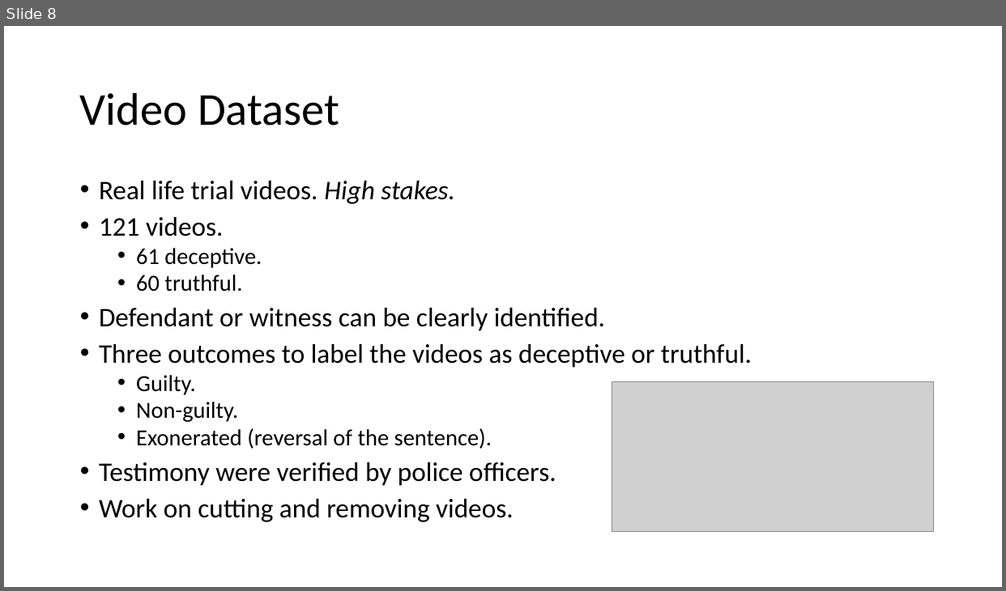
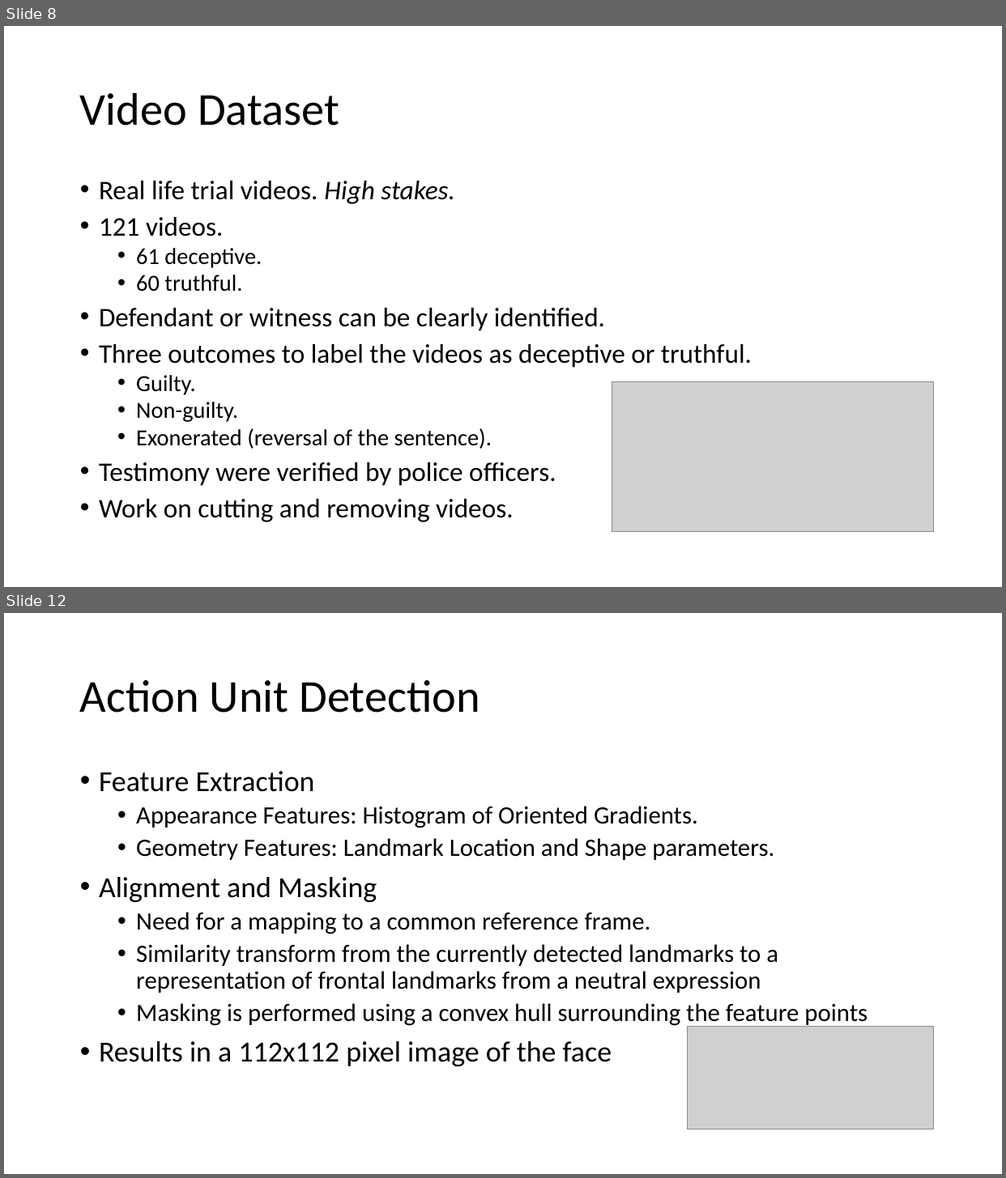
Before and after one commit to AscaL/thesis, a slide deck: Deception Detection using Facial Action Units.pptx. Shown one above the other, each under a label of ours: slide 8 before the commit, slides 8 and 12 after it; the slides between them are not shown. The pictures are 1006x591 and 1006x1178 pixels, drawn with LibreOffice and Linux fonts; fonts in the diff are those of the drawing; grey boxes stand for pictures. Boxes give left, top, right and bottom in pixels: in the first picture for what was removed or moved away, otherwise in the second. Text is boxed around its words. In the diff, an @@ line names an element or a change of style, - is before the commit and + after.

```diff
--- a/Deception Detection using Facial Action Units.pptx
+++ b/Deception Detection using Facial Action Units.pptx
@@ slide 12 added at (x1=4, y1=613, x2=1002, y2=1174), background #FFFFFF @@
@@ title added at (x1=80, y1=680, x2=480, y2=713), 44 pt, text #000000 @@
+Action Unit Detection
@@ text added at (x1=99, y1=771, x2=867, y2=1067), 24 pt, text #000000 @@
+• Feature Extraction
+  • Appearance Features: Histogram of Oriented Gradients.
+  • Geometry Features: Landmark Location and Shape parameters.
+• Alignment and Masking
+  • Need for a mapping to a common reference frame.
+  • Similarity transform from the currently detected landmarks to a representation of frontal landmarks from a neutral expression
+  • Masking is performed using a convex hull surrounding the feature points
+• Results in a 112x112 pixel image of the face
@@ picture added at (x1=688, y1=1026, x2=934, y2=1130) @@
```
Also in this commit, not shown: 1 slide changed, 3 other slides added, 2 other files.
